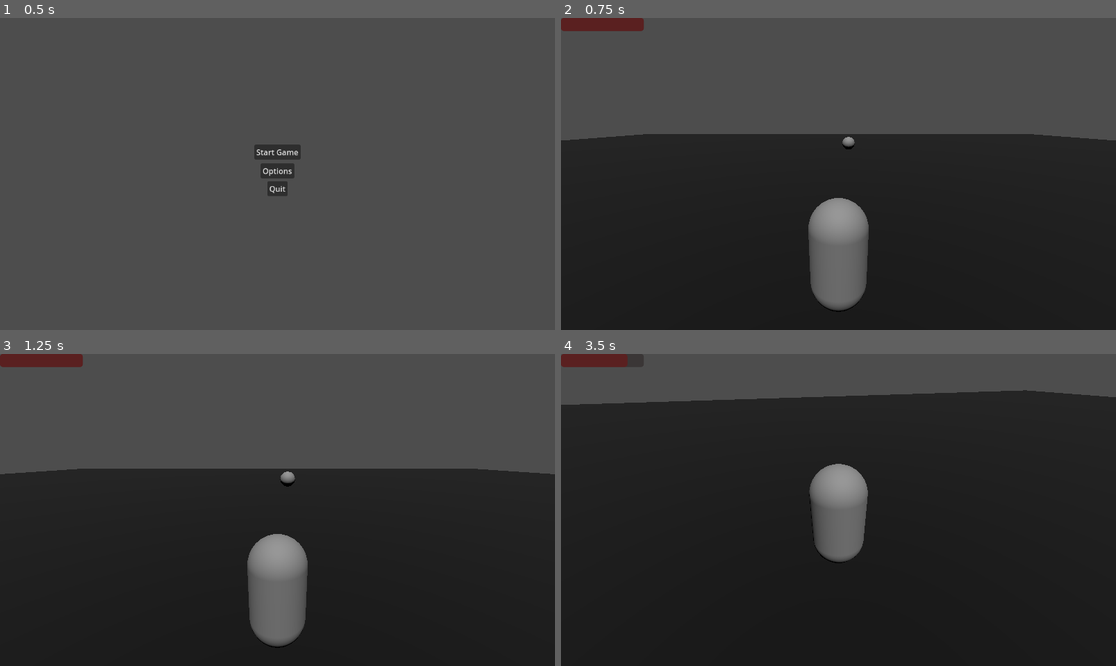
Above: before the commit, frames 1-4 (two rows, left to right).
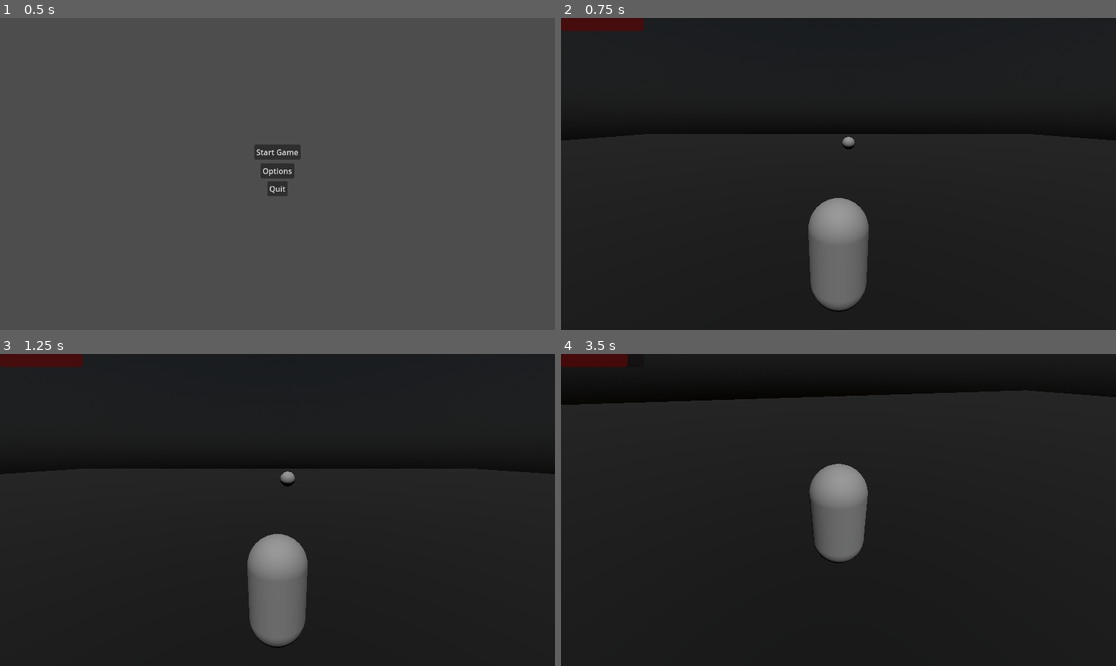
Above: after the commit, the same moments.

Repository: MikaelVV/Allmighty
Game: Godot game, scene res://Scenes/MainMenu.tscn
Same seed, same stepped clock (60 frames per second), same inputs: the game is played once before the commit and once after it.
Inputs (mouse positions are in pixels of both pictures, inside the frame that each line leads up to):
- Up to frame 1 (0.5 s): no input
- Up to frame 2 (0.75 s): click "Start Game" at 0.5 s
- Up to frame 3 (1.25 s): no input
- Up to frame 4 (3.5 s): tap Enter (ui_accept) at 1.25, 1.52, 2.27 s; move the mouse to (866, 510) at 1.27 s; hold W (move_forward) from 1.28 s (still down); move the mouse to (810, 510) at 2.02 s; move the mouse to (849, 503) at 2.77 s

Frame 1 is identical in both runs. In frame 2, 37% of the frame differs, in the area x 0-100%, y 0-40%; in frame 3, 36%; in frame 4, 13%.

Commit message:
Added fog

Diff:
--- a/Scenes/main.tscn
+++ b/Scenes/main.tscn
@@ -1,8 +1,19 @@
-[gd_scene load_steps=7 format=3 uid="uid://bocxk78vocmjq"]
+[gd_scene load_steps=10 format=3 uid="uid://bocxk78vocmjq"]
 
 [ext_resource type="PackedScene" uid="uid://cgfgx01ebktag" path="res://Scenes/player.tscn" id="1_b2jon"]
 [ext_resource type="PackedScene" uid="uid://bk1t22g35fiax" path="res://Props/Tree01.glb" id="3_1qfrd"]
 [ext_resource type="Script" path="res://Scripts/enemy_test.gd" id="3_t7efo"]
+
+[sub_resource type="PhysicalSkyMaterial" id="PhysicalSkyMaterial_tjy0b"]
+
+[sub_resource type="Sky" id="Sky_d8vbg"]
+sky_material = SubResource("PhysicalSkyMaterial_tjy0b")
+
+[sub_resource type="Environment" id="Environment_ful8f"]
+background_mode = 2
+sky = SubResource("Sky_d8vbg")
+volumetric_fog_enabled = true
+volumetric_fog_density = 0.08
 
 [sub_resource type="BoxShape3D" id="BoxShape3D_ykaip"]
 
@@ -13,6 +24,14 @@
 
 [node name="main" type="Node3D"]
 transform = Transform3D(1, 0, 0, 0, 1, 0, 0, 0, 1, 0, 0.260398, 0)
+
+[node name="Fog" type="Node3D" parent="."]
+
+[node name="WorldEnvironment" type="WorldEnvironment" parent="Fog"]
+environment = SubResource("Environment_ful8f")
+
+[node name="FogVolume" type="FogVolume" parent="Fog"]
+transform = Transform3D(1, 0, 0, 0, 1.72355, 0, 0, 0, 6.97289, -5.46175, 2.15543, -7.68756)
 
 [node name="Player" parent="." groups=["player"] instance=ExtResource("1_b2jon")]
 
